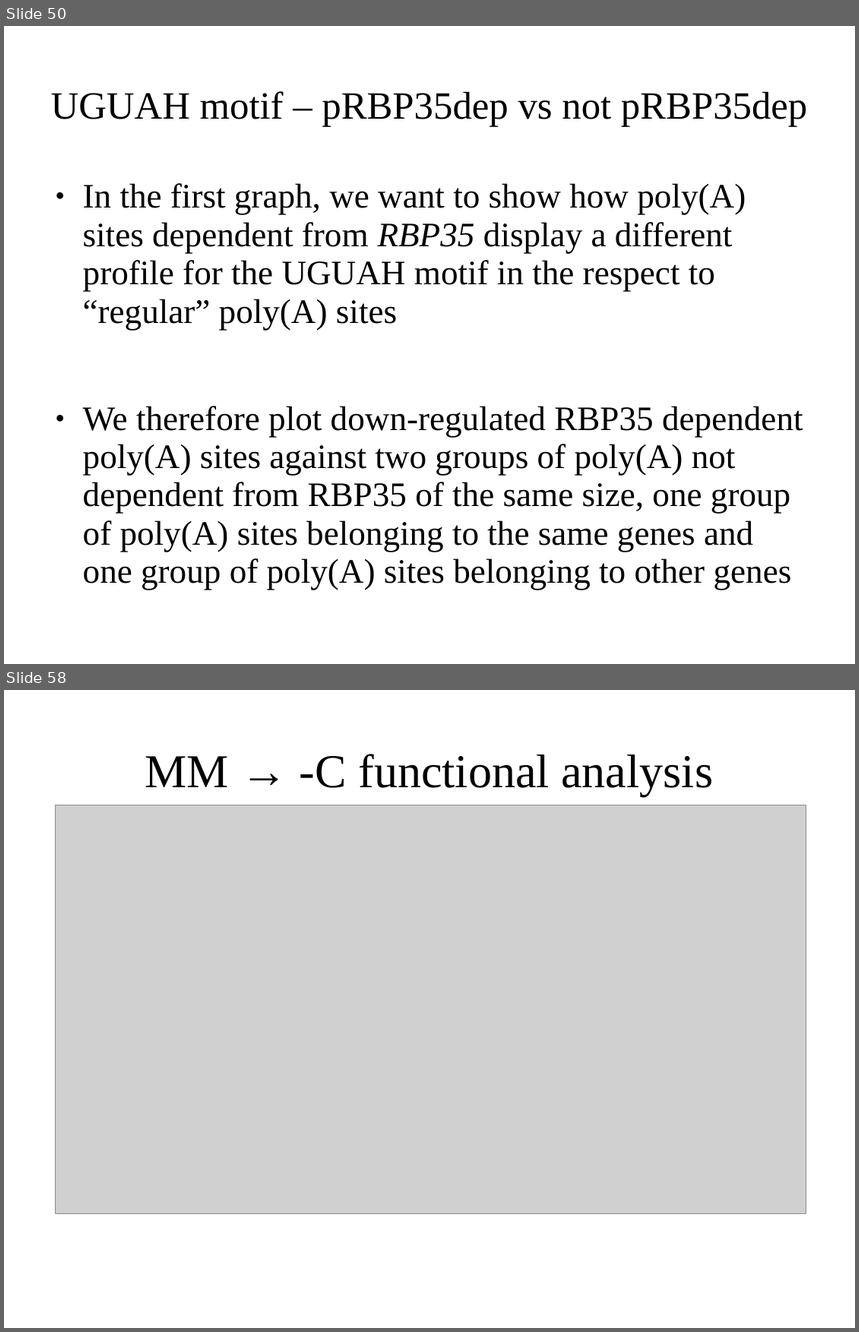
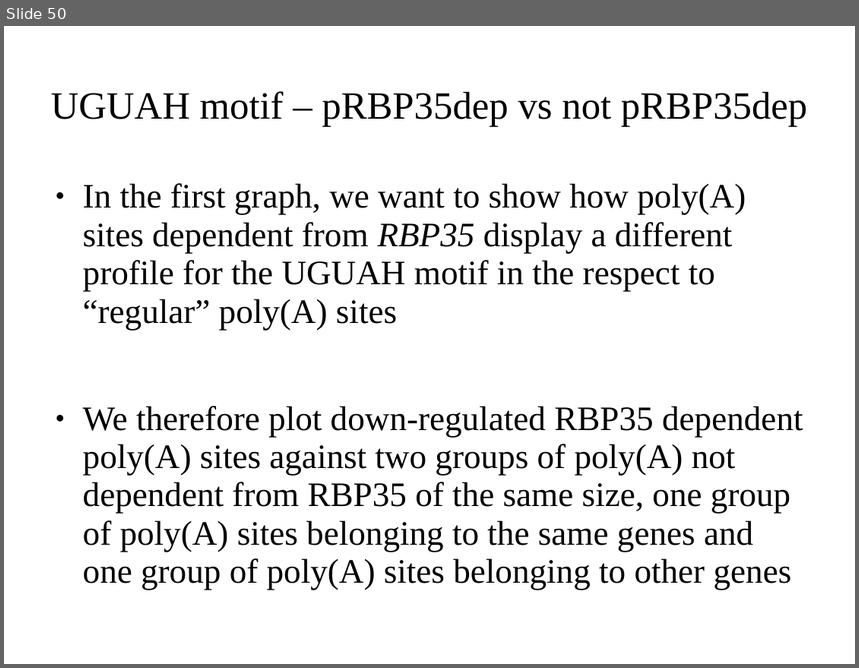
Before and after one commit to wilkinsonlab/m-oryzae-polya, a slide deck: doc/oryzae_presentation.odp. Shown one above the other, each under a label of ours: slides 50 and 58 before the commit, slide 50 after it; the slides between them are not shown. The pictures are 859x1332 and 859x668 pixels, drawn with LibreOffice and Linux fonts; fonts in the diff are those of the drawing; grey boxes stand for pictures. Boxes give left, top, right and bottom in pixels: in the first picture for what was removed or moved away, otherwise in the second. Text is boxed around its words. In the diff, an @@ line names an element or a change of style, - is before the commit and + after.

```diff
--- a/doc/oryzae_presentation.odp
+++ b/doc/oryzae_presentation.odp
@@ slide 58 removed at (x1=4, y1=690, x2=855, y2=1328), background #FFFFFF @@
@@ title removed at (x1=145, y1=754, x2=713, y2=796) @@
-MM → -C functional analysis
@@ picture removed at (x1=55, y1=805, x2=807, y2=1214) @@
```
Also in this commit, not shown: 5 slides changed, 4 other slides removed, 4 other files.
